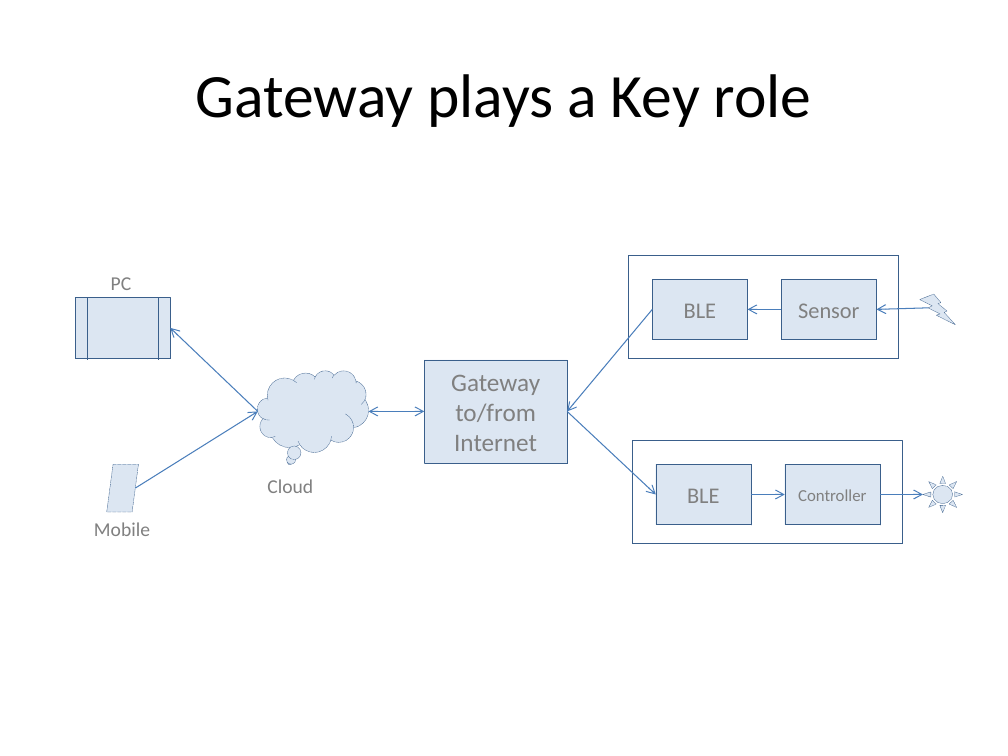
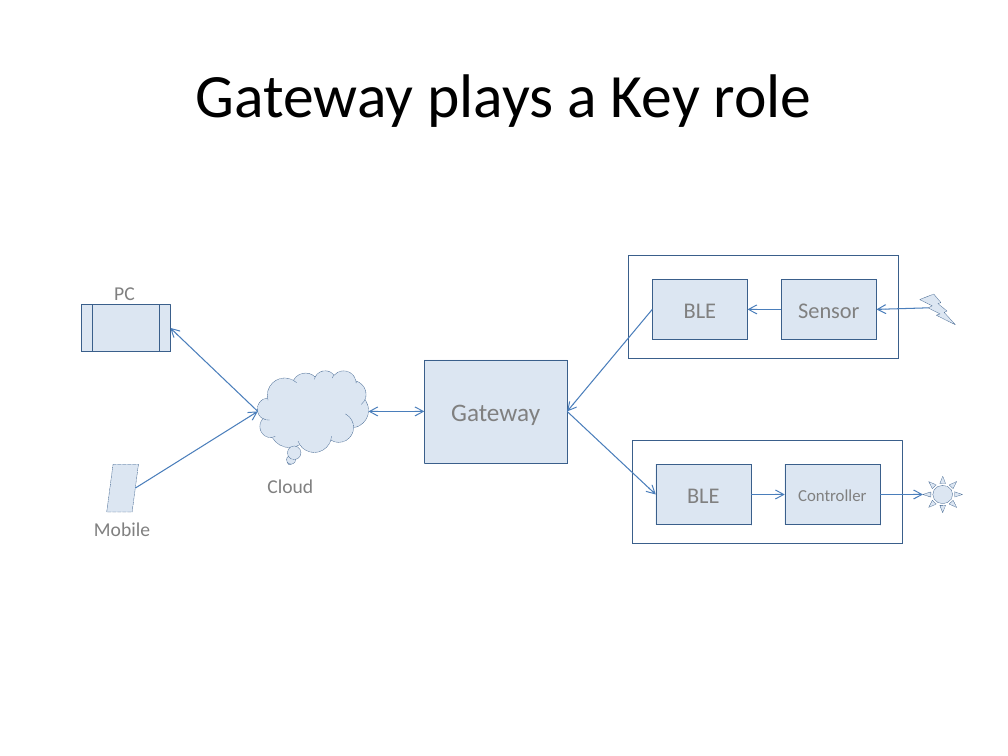
Before and after one commit to jjking2/ble-for-iot, a slide deck: slide 6 of BLE-for-IoT-en.pptx (slide 3 before the commit). Drawn at 1008x756 pixels with LibreOffice and Linux fonts; fonts in the diff are those of the drawing. Boxes give left, top, right and bottom in pixels: in the first picture for what was removed or moved away, otherwise in the second. Text is boxed around its words. In the diff, an @@ line names an element or a change of style, - is before the commit and + after.

```diff
--- a/BLE-for-IoT-en.pptx
+++ b/BLE-for-IoT-en.pptx
@@ text "PC" rewrapped from box(111, 277, 132, 290) to box(114, 287, 135, 305) @@
@@ flow chart predefined process: place and size @@
-flow chart predefined process at box(75, 297, 169, 359)
+flow chart predefined process at box(82, 304, 170, 352)
@@ text in rectangle at box(454, 403, 537, 451): paragraphs removed @@
-to/from
-Internet
```
Also in this commit, not shown: 2 other slides changed, 3 slides added, 1 other file.
